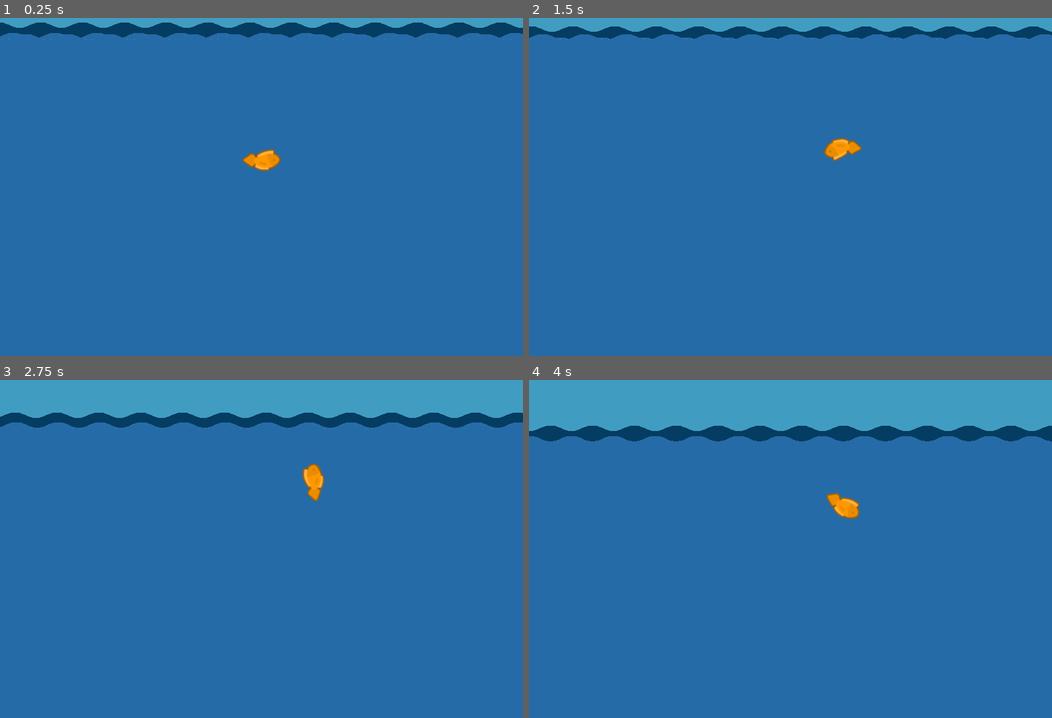
Above: before the commit, frames 1-4 (two rows, left to right).
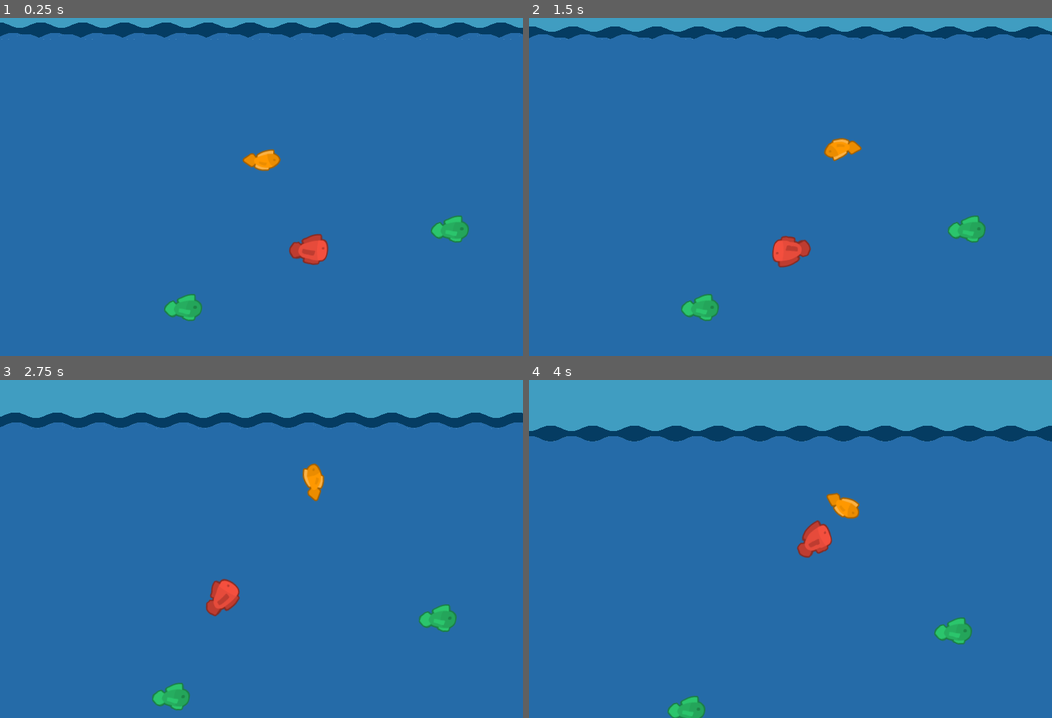
Above: after the commit, the same moments.

Repository: svntax/LD48-Deeper
Game: Godot game, scene res://Gameplay.tscn
Two runs of this game, one before a commit and one after it. Both use one fixed random seed, a clock stepped at 60 frames per second and the inputs below.
Inputs (mouse positions are in pixels of both pictures, inside the frame that each line leads up to):
- Up to frame 1 (0.25 s): no input
- Up to frame 2 (1.5 s): tap Enter at 0.5 s; move the mouse to (905, 139) at 0.52 s; press the mouse at (905, 139) at 0.53 s; move the mouse to (685, 180) at 1.27 s; release the mouse at (685, 180) at 1.28 s; click (685, 180) at 1.35 s
- Up to frame 3 (2.75 s): move the mouse to (313, 434) at 2.02 s; press the mouse at (313, 434) at 2.03 s
- Up to frame 4 (4 s): move the mouse to (764, 599) at 2.77 s; release the mouse at (764, 599) at 2.78 s; click (764, 599) at 2.85 s; move the mouse to (947, 579) at 3.52 s; press the mouse at (947, 579) at 3.53 s

The runs differ from the first frame. In frame 1, 1.3% of the frame differs, in the area x 31-90%, y 58-90%; in frame 2, 1.3%; in frame 3, 1.3%, in the area x 29-88%, y 58-98%; in frame 4, 1.3%.

Commit message:
Added random wandering fish.

Diff:
--- /dev/null
+++ b/Fish/Fish.gd
@@ -0,0 +1,72 @@
+extends KinematicBody2D
+
+onready var sprite = $Polygons/Polygon2D
+onready var sprite_large = $PolygonsLarge/Polygon2D
+onready var animation_player = $AnimationPlayer
+onready var move_timer = $MoveTimer
+onready var idle_timer = $IdleTimer
+onready var sprites_list = $Sprites
+
+enum States {IDLE, MOVE}
+onready var state
+
+onready var velocity = Vector2()
+onready var acceleration = 12
+onready var dir = Vector2()
+
+func _ready():
+	var choice = randi() % sprites_list.get_child_count()
+	var tex = sprites_list.get_child(choice).get_texture()
+	if choice < 2:
+		sprite.texture = tex
+		sprite_large.get_parent().hide()
+	else:
+		sprite_large.texture = tex
+		sprite.get_parent().hide()
+
+	sprites_list.queue_free()
+
+	set_state(States.IDLE)
+
+func _physics_process(delta):
+	if state == States.IDLE:
+		idle_logic(delta)
+	elif state == States.MOVE:
+		move_logic(delta)
+
+	move_and_slide(velocity)
+
+func idle_logic(delta):
+	# Friction
+	velocity = velocity.linear_interpolate(Vector2.ZERO, 0.05)
+
+func move_logic(move):
+	velocity += dir * acceleration
+	velocity = velocity.clamped(128)
+
+func enter_state(new_state):
+	match new_state:
+		States.IDLE:
+			animation_player.play("idle")
+			idle_timer.start(rand_range(1, 6))
+		States.MOVE:
+			animation_player.play("move")
+			move_timer.start(rand_range(1, 6))
+			var rand_pos = global_position + Vector2(rand_range(-32, 32), rand_range(-32, 32))
+			dir = global_position.direction_to(rand_pos)
+			rotation = dir.angle()
+
+func exit_state(previous_state):
+	pass
+
+func set_state(new_state):
+	var previous_state = state
+	exit_state(previous_state)
+	state = new_state
+	enter_state(new_state)
+
+func _on_MoveTimer_timeout():
+	set_state(States.IDLE)
+
+func _on_IdleTimer_timeout():
+	set_state(States.MOVE)
--- /dev/null
+++ b/Fish/Fish.tscn
@@ -0,0 +1,186 @@
+[gd_scene load_steps=9 format=2]
+
+[ext_resource path="res://Fish/fishTile_075.png" type="Texture" id=1]
+[ext_resource path="res://Fish/Fish.gd" type="Script" id=2]
+[ext_resource path="res://Fish/fishTile_077.png" type="Texture" id=3]
+[ext_resource path="res://Fish/fishTile_079.png" type="Texture" id=4]
+[ext_resource path="res://Fish/fishTile_073.png" type="Texture" id=5]
+
+[sub_resource type="CapsuleShape2D" id=3]
+radius = 13.0
+
+[sub_resource type="Animation" id=1]
+resource_name = "idle"
+length = 0.1
+loop = true
+tracks/0/type = "value"
+tracks/0/path = NodePath("Skeleton2D/BodyMid/Head:rotation_degrees")
+tracks/0/interp = 1
+tracks/0/loop_wrap = true
+tracks/0/imported = false
+tracks/0/enabled = true
+tracks/0/keys = {
+"times": PoolRealArray( 0 ),
+"transitions": PoolRealArray( 1 ),
+"update": 0,
+"values": [ 0.0 ]
+}
+tracks/1/type = "value"
+tracks/1/path = NodePath("Skeleton2D/BodyMid/BodyBack/Tail:rotation_degrees")
+tracks/1/interp = 1
+tracks/1/loop_wrap = true
+tracks/1/imported = false
+tracks/1/enabled = true
+tracks/1/keys = {
+"times": PoolRealArray( 0 ),
+"transitions": PoolRealArray( 1 ),
+"update": 0,
+"values": [ 0.0 ]
+}
+tracks/2/type = "value"
+tracks/2/path = NodePath("Skeleton2D/BodyMid/BodyBack:rotation_degrees")
+tracks/2/interp = 1
+tracks/2/loop_wrap = true
+tracks/2/imported = false
+tracks/2/enabled = true
+tracks/2/keys = {
+"times": PoolRealArray( 0 ),
+"transitions": PoolRealArray( 1 ),
+"update": 0,
+"values": [ 0.0 ]
+}
+tracks/3/type = "value"
+tracks/3/path = NodePath("Skeleton2D/BodyMid:rotation_degrees")
+tracks/3/interp = 1
+tracks/3/loop_wrap = true
+tracks/3/imported = false
+tracks/3/enabled = true
+tracks/3/keys = {
+"times": PoolRealArray( 0 ),
+"transitions": PoolRealArray( 1 ),
+"update": 0,
+"values": [ 0.0 ]
+}
+
+[sub_resource type="Animation" id=2]
+resource_name = "move"
+length = 0.8
+loop = true
+tracks/0/type = "value"
+tracks/0/path = NodePath("Skeleton2D/BodyMid/BodyBack:rotation_degrees")
+tracks/0/interp = 1
+tracks/0/loop_wrap = true
+tracks/0/imported = false
+tracks/0/enabled = true
+tracks/0/keys = {
+"times": PoolRealArray( 0, 0.2, 0.4, 0.6 ),
+"transitions": PoolRealArray( 1, 1, 1, 1 ),
+"update": 0,
+"values": [ 0.0, 15.0, 0.0, -15.0 ]
+}
+tracks/1/type = "value"
+tracks/1/path = NodePath("Skeleton2D/BodyMid/BodyBack/Tail:rotation_degrees")
+tracks/1/interp = 1
+tracks/1/loop_wrap = true
+tracks/1/imported = false
+tracks/1/enabled = true
+tracks/1/keys = {
+"times": PoolRealArray( 0, 0.2, 0.4, 0.6 ),
+"transitions": PoolRealArray( 1, 1, 1, 1 ),
+"update": 0,
+"values": [ 0.0, 15.0, 0.0, -15.0 ]
+}
+tracks/2/type = "value"
+tracks/2/path = NodePath("Skeleton2D/BodyMid/Head:rotation_degrees")
+tracks/2/interp = 1
+tracks/2/loop_wrap = true
+tracks/2/imported = false
+tracks/2/enabled = true
+tracks/2/keys = {
+"times": PoolRealArray( 0, 0.2, 0.4, 0.6 ),
+"transitions": PoolRealArray( 1, 1, 1, 1 ),
+"update": 0,
+"values": [ 0.0, -15.0, 0.0, 15.0 ]
+}
+
+[node name="Fish" type="KinematicBody2D"]
+script = ExtResource( 2 )
+
+[node name="Polygons" type="Node2D" parent="."]
+position = Vector2( -32, -32 )
+
+[node name="Polygon2D" type="Polygon2D" parent="Polygons"]
+texture = ExtResource( 1 )
+skeleton = NodePath("../../Skeleton2D")
+polygon = PoolVector2Array( 1.0556, 33.8731, 1.0556, 28.2051, 14.8208, 18.8934, 21.0286, 18.7584, 23.1879, 21.5924, 40.5968, 12.5506, 55.0367, 12.8205, 55.1717, 19.5682, 65.0232, 29.2847, 64.8883, 34.1431, 51.258, 48.7179, 46.5347, 48.9879, 43.4308, 52.7665, 31.1501, 52.6316, 19.0043, 47.9082, 18.4645, 44.8043, 13.7412, 44.6694, 13.8761, 31.9838, 22.3781, 32.5236, 30.4753, 32.7935, 39.5171, 32.6586, 48.424, 31.9838, 56.6561, 31.7139 )
+uv = PoolVector2Array( 1.0556, 33.8731, 1.0556, 28.2051, 14.8208, 18.8934, 21.0286, 18.7584, 23.1879, 21.5924, 40.5968, 12.5506, 55.0367, 12.8205, 55.1717, 19.5682, 65.0232, 29.2847, 64.8883, 34.1431, 51.258, 48.7179, 46.5347, 48.9879, 43.4308, 52.7665, 31.1501, 52.6316, 19.0043, 47.9082, 18.4645, 44.8043, 13.7412, 44.6694, 13.8761, 31.9838, 22.3781, 32.5236, 30.4753, 32.7935, 39.5171, 32.6586, 48.424, 31.9838, 56.6561, 31.7139 )
+polygons = [ PoolIntArray( 1, 17, 0 ), PoolIntArray( 17, 2, 1 ), PoolIntArray( 17, 3, 2 ), PoolIntArray( 17, 4, 3 ), PoolIntArray( 17, 16, 0 ), PoolIntArray( 17, 18, 4 ), PoolIntArray( 16, 18, 17 ), PoolIntArray( 15, 18, 16 ), PoolIntArray( 15, 13, 14 ), PoolIntArray( 15, 19, 18 ), PoolIntArray( 13, 19, 15 ), PoolIntArray( 19, 4, 18 ), PoolIntArray( 19, 5, 4 ), PoolIntArray( 20, 5, 19 ), PoolIntArray( 19, 12, 20 ), PoolIntArray( 19, 13, 12 ), PoolIntArray( 20, 21, 12 ), PoolIntArray( 11, 21, 12 ), PoolIntArray( 11, 10, 21 ), PoolIntArray( 20, 6, 5 ), PoolIntArray( 21, 6, 20 ), PoolIntArray( 6, 7, 21 ), PoolIntArray( 21, 22, 7 ), PoolIntArray( 22, 8, 7 ), PoolIntArray( 22, 9, 8 ), PoolIntArray( 22, 10, 9 ), PoolIntArray( 22, 21, 10 ) ]
+bones = [ NodePath("BodyMid"), PoolRealArray( 0, 0, 0, 0, 0, 0.5, 0, 0, 0, 0, 0.5, 0.5, 0.5, 0.5, 0, 0, 0, 0, 0, 0.5, 1, 0.5, 0 ), NodePath("BodyMid/BodyBack"), PoolRealArray( 0, 0, 0.5, 0.5, 0.5, 0.5, 0, 0, 0, 0, 0, 0, 0, 0.5, 0.5, 0.5, 0.5, 0.5, 1, 1, 0, 0, 0 ), NodePath("BodyMid/BodyBack/Tail"), PoolRealArray( 1, 1, 0.5, 0, 0, 0, 0, 0, 0, 0, 0, 0, 0, 0, 0, 0, 0.5, 0.5, 0, 0, 0, 0, 0 ), NodePath("BodyMid/Head"), PoolRealArray( 0, 0, 0, 0, 0, 0.5, 0.5, 0.5, 1, 1, 0.5, 0.5, 0.5, 0, 0, 0, 0, 0, 0, 0, 0.5, 1, 1 ) ]
+internal_vertex_count = 6
+
+[node name="PolygonsLarge" type="Node2D" parent="."]
+position = Vector2( -32, -32 )
+
+[node name="Polygon2D" type="Polygon2D" parent="PolygonsLarge"]
+texture = ExtResource( 4 )
+skeleton = NodePath("../../Skeleton2D")
+polygon = PoolVector2Array( -0.563833, 38.1916, -1.00416, 29.8687, 6.32626, 18.2713, 14.2037, 17.7243, 18.4707, 19.4748, 28.0987, 8.75274, 52.7158, 5.68928, 57.4203, 14.7702, 66.0637, 25.8206, 65.9543, 42.779, 58.0768, 52.6258, 51.7311, 54.3764, 45.7136, 59.1904, 36.0856, 58.9715, 27.9893, 57.221, 19.346, 50.7659, 8.62385, 50.3282, 13.8761, 31.9838, 22.3781, 32.5236, 30.4753, 32.7935, 39.5171, 32.6586, 48.424, 31.9838, 56.6561, 31.7139 )
+uv = PoolVector2Array( -1.10364, 36.3023, -1.37355, 31.1741, 8.478, 16.1943, 15.9004, 15.6545, 19.0043, 19.4332, 24.8073, 8.36707, 53.4173, 4.72335, 55.7115, 14.17, 65.563, 27.9352, 66.1028, 45.8839, 57.8707, 53.9811, 52.7425, 54.386, 46.6696, 58.5695, 31.6899, 57.6248, 22.5131, 52.3617, 19.949, 48.3131, 12.6615, 51.0121, 13.8761, 31.9838, 22.3781, 32.5236, 30.4753, 32.7935, 39.5171, 32.6586, 48.424, 31.9838, 56.6561, 31.7139 )
+polygons = [ PoolIntArray( 1, 17, 0 ), PoolIntArray( 17, 2, 1 ), PoolIntArray( 17, 3, 2 ), PoolIntArray( 17, 4, 3 ), PoolIntArray( 17, 16, 0 ), PoolIntArray( 17, 18, 4 ), PoolIntArray( 16, 18, 17 ), PoolIntArray( 15, 18, 16 ), PoolIntArray( 15, 13, 14 ), PoolIntArray( 15, 19, 18 ), PoolIntArray( 13, 19, 15 ), PoolIntArray( 19, 4, 18 ), PoolIntArray( 19, 5, 4 ), PoolIntArray( 20, 5, 19 ), PoolIntArray( 19, 12, 20 ), PoolIntArray( 19, 13, 12 ), PoolIntArray( 20, 21, 12 ), PoolIntArray( 11, 21, 12 ), PoolIntArray( 11, 10, 21 ), PoolIntArray( 20, 6, 5 ), PoolIntArray( 21, 6, 20 ), PoolIntArray( 6, 7, 21 ), PoolIntArray( 21, 22, 7 ), PoolIntArray( 22, 8, 7 ), PoolIntArray( 22, 9, 8 ), PoolIntArray( 22, 10, 9 ), PoolIntArray( 22, 21, 10 ) ]
+bones = [ NodePath("BodyMid"), PoolRealArray( 0, 0, 0, 0, 0, 0.5, 0, 0, 0, 0, 0.5, 0.5, 0.5, 0.5, 0, 0, 0, 0, 0, 0.5, 1, 0.5, 0 ), NodePath("BodyMid/BodyBack"), PoolRealArray( 0, 0, 0.5, 0.5, 0.5, 0.5, 0, 0, 0, 0, 0, 0, 0, 0.5, 0.5, 0.5, 0.5, 0.5, 1, 1, 0, 0, 0 ), NodePath("BodyMid/BodyBack/Tail"), PoolRealArray( 1, 1, 0.5, 0, 0, 0, 0, 0, 0, 0, 0, 0, 0, 0, 0, 0, 0.5, 0.5, 0, 0, 0, 0, 0 ), NodePath("BodyMid/Head"), PoolRealArray( 0, 0, 0, 0, 0, 0.5, 0.5, 0.5, 1, 1, 0.5, 0.5, 0.5, 0, 0, 0, 0, 0, 0, 0, 0.5, 1, 1 ) ]
+internal_vertex_count = 6
+
+[node name="Skeleton2D" type="Skeleton2D" parent="."]
+
+[node name="BodyMid" type="Bone2D" parent="Skeleton2D"]
+position = Vector2( 8, 0 )
+rest = Transform2D( 1, 0, 0, 1, 8, 0 )
+
+[node name="BodyBack" type="Bone2D" parent="Skeleton2D/BodyMid"]
+position = Vector2( -17, 0 )
+rest = Transform2D( 1, 0, 0, 1, -17, 0 )
+
+[node name="Tail" type="Bone2D" parent="Skeleton2D/BodyMid/BodyBack"]
+position = Vector2( -11, 0 )
+rest = Transform2D( 1, 0, 0, 1, -11, 0 )
+
+[node name="Head" type="Bone2D" parent="Skeleton2D/BodyMid"]
+position = Vector2( 13, 0 )
+rest = Transform2D( 1, 0, 0, 1, 13, 0 )
+
+[node name="CollisionShape2D" type="CollisionShape2D" parent="."]
+visible = false
+position = Vector2( 4, 0 )
+rotation = 1.57079
+shape = SubResource( 3 )
+disabled = true
+
+[node name="AnimationPlayer" type="AnimationPlayer" parent="."]
+anims/idle = SubResource( 1 )
+anims/move = SubResource( 2 )
+blend_times = [ "move", "idle", 0.4 ]
+
+[node name="Sprites" type="Node2D" parent="."]
+position = Vector2( -72, -24 )
+
+[node name="fishTile_075" type="Sprite" parent="Sprites"]
+position = Vector2( -16, -40 )
+texture = ExtResource( 1 )
+
+[node name="fishTile_077" type="Sprite" parent="Sprites"]
+position = Vector2( -16, -40 )
+texture = ExtResource( 3 )
+
+[node name="fishTile_073" type="Sprite" parent="Sprites"]
+position = Vector2( -16, -40 )
+texture = ExtResource( 5 )
+
+[node name="fishTile_079" type="Sprite" parent="Sprites"]
+position = Vector2( -16, -40 )
+texture = ExtResource( 4 )
+
+[node name="MoveTimer" type="Timer" parent="."]
+
+[node name="IdleTimer" type="Timer" parent="."]
+[connection signal="timeout" from="MoveTimer" to="." method="_on_MoveTimer_timeout"]
+[connection signal="timeout" from="IdleTimer" to="." method="_on_IdleTimer_timeout"]
--- a/Gameplay.tscn
+++ b/Gameplay.tscn
@@ -1,9 +1,10 @@
-[gd_scene load_steps=15 format=2]
+[gd_scene load_steps=16 format=2]
 
 [ext_resource path="res://Gameplay.gd" type="Script" id=1]
 [ext_resource path="res://underwater_ambient.ogg" type="AudioStream" id=2]
 [ext_resource path="res://Player/Player.tscn" type="PackedScene" id=3]
 [ext_resource path="res://fishTilesheet.png" type="Texture" id=4]
+[ext_resource path="res://Fish/Fish.tscn" type="PackedScene" id=5]
 
 [sub_resource type="TileSet" id=4]
 0/name = "fishTilesheet.png 0"
@@ -266,3 +267,17 @@
 
 [node name="WavesAnimationPlayer" type="AnimationPlayer" parent="."]
 anims/waves = SubResource( 3 )
+
+[node name="Fishes" type="Node2D" parent="."]
+__meta__ = {
+"_edit_lock_": true
+}
+
+[node name="Fish" parent="Fishes" instance=ExtResource( 5 )]
+position = Vector2( 288, 608 )
+
+[node name="Fish2" parent="Fishes" instance=ExtResource( 5 )]
+position = Vector2( 696, 488 )
+
+[node name="Fish3" parent="Fishes" instance=ExtResource( 5 )]
+position = Vector2( 480, 520 )
--- a/Player/Player.gd
+++ b/Player/Player.gd
@@ -7,7 +7,6 @@
 
 onready var lives = 3
 
-onready var speed = 12
 onready var velocity = Vector2()
 onready var acceleration = 12
 
Binary file added: Fish/fishTile_073.png
Not shown, added: Fish/fishTile_073.png.import
Binary file added: Fish/fishTile_075.png
Not shown, added: Fish/fishTile_075.png.import
Binary file added: Fish/fishTile_077.png
Not shown, added: Fish/fishTile_077.png.import
Binary file added: Fish/fishTile_079.png
Not shown, added: Fish/fishTile_079.png.import
Binary file added: Player/fishTile_073.png
Not shown, added: Player/fishTile_073.png.import
Binary file added: Player/fishTile_075.png
Not shown, added: Player/fishTile_075.png.import
(and 4 more such lines)
